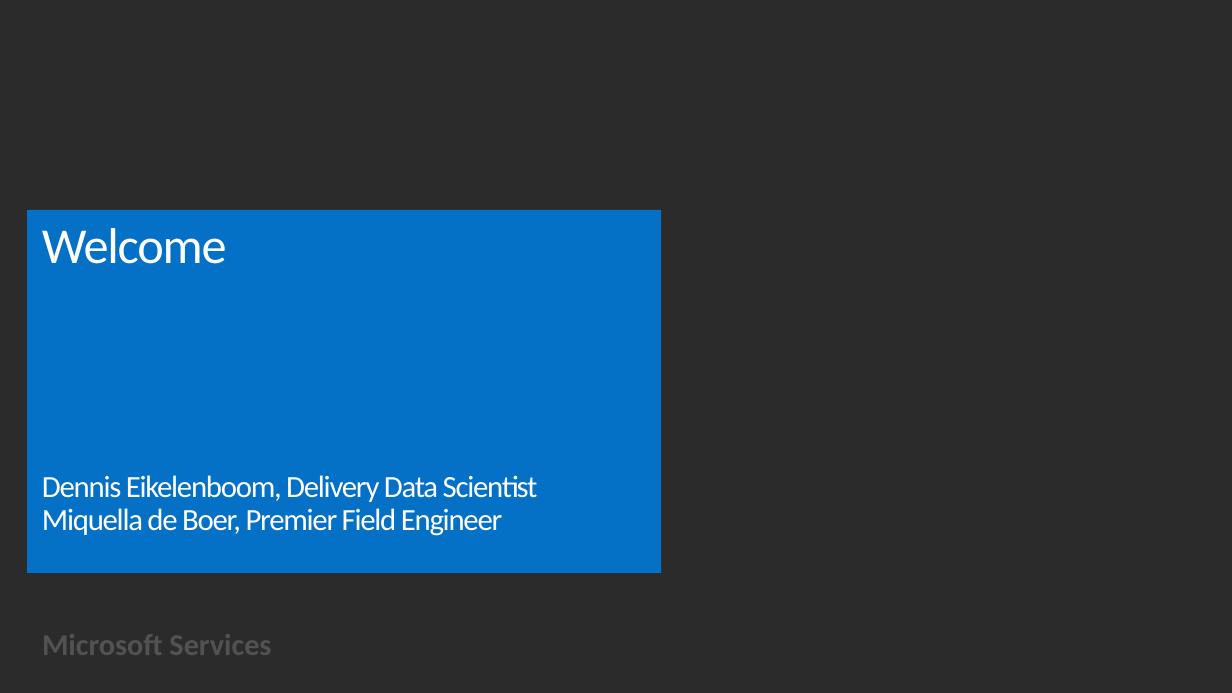
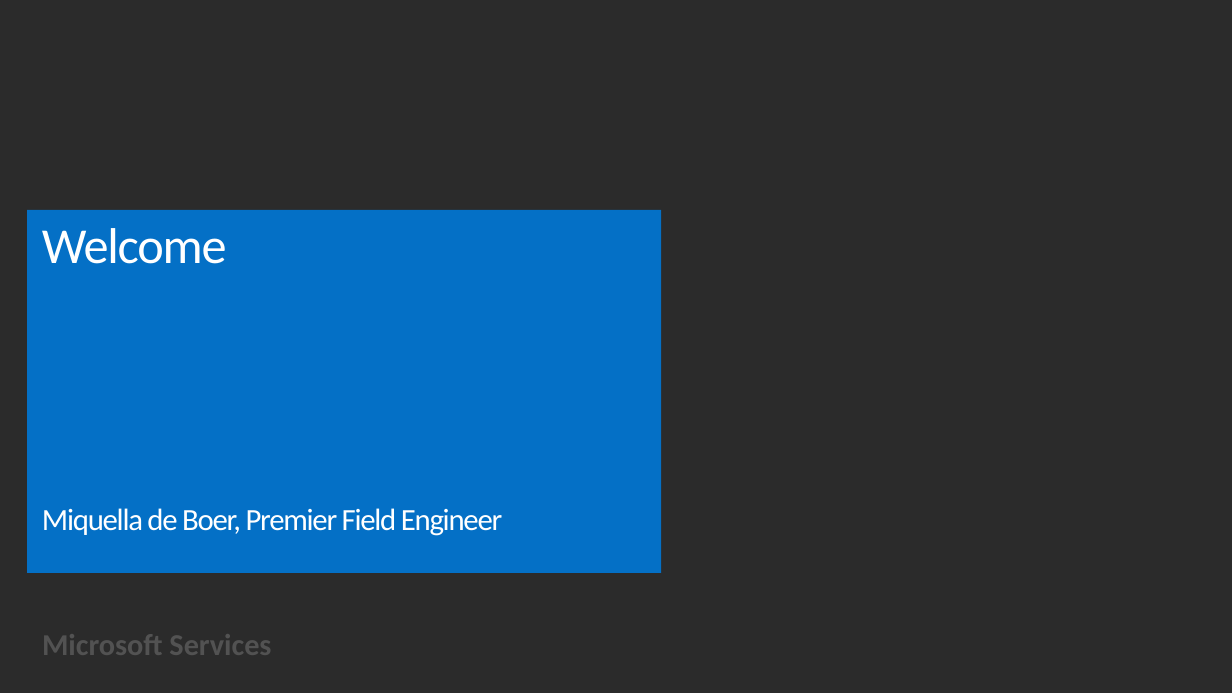
Before and after one commit to miquelladeboer/aml-mlops-workshop, a slide deck: slide 1 of Powerpoints/Module 0 - Agenda.pptx. Drawn at 1232x693 pixels with LibreOffice and Linux fonts; fonts in the diff are those of the drawing; background and template pictures are left out; a plain dark background stands for a picture behind light text. Boxes give left, top, right and bottom in pixels: in the first picture for what was removed or moved away, otherwise in the second. Text is boxed around its words. In the diff, an @@ line names an element or a change of style, - is before the commit and + after.

```diff
--- a/Powerpoints/Module 0 - Agenda.pptx
+++ b/Powerpoints/Module 0 - Agenda.pptx
@@ title at <box>42,228,502,536</box>: text changed @@
-Welcome
-Dennis Eikelenboom, Delivery Data Scientist
-Miquella de Boer, Premier Field Engineer
+Welcome
+Miquella de Boer, Premier Field Engineer
```
Also in this commit, not shown: 3 other slides changed, 8 other files.
